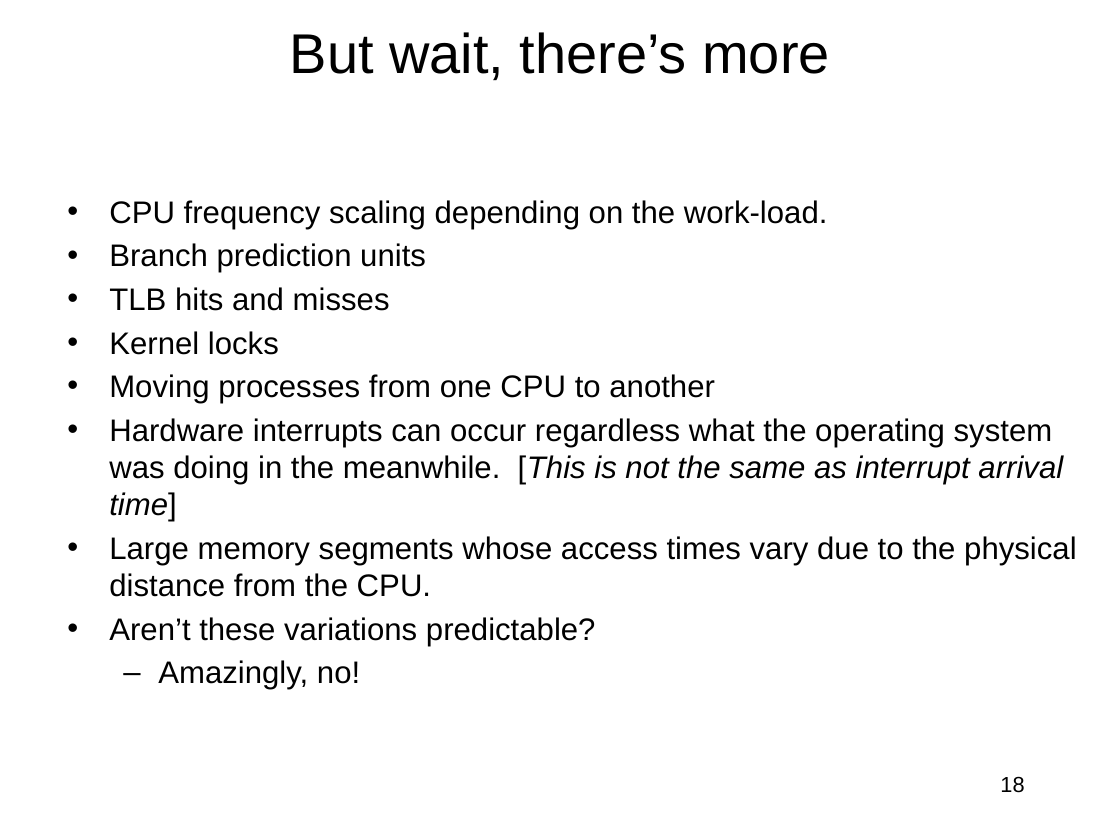
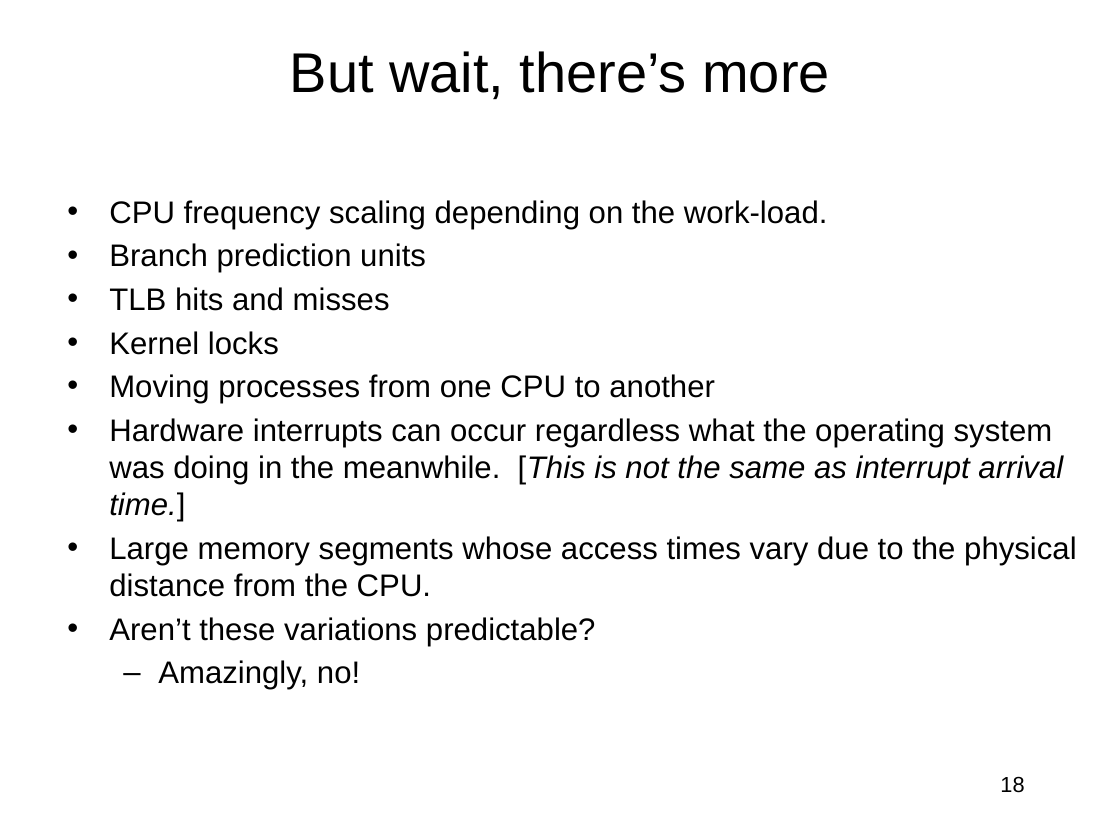
Before and after one commit to jlmucb/class_notes, a slide deck: slide 18 of BerkeleyClass/CS290Spring2013/Lectures/entropy_talk.pptx. Drawn at 1120x840 pixels with LibreOffice and Linux fonts; fonts in the diff are those of the drawing. Boxes give left, top, right and bottom in pixels: in the first picture for what was removed or moved away, otherwise in the second. Text is boxed around its words. In the diff, an @@ line names an element or a change of style, - is before the commit and + after.

```diff
--- a/BerkeleyClass/CS290Spring2013/Lectures/entropy_talk.pptx
+++ b/BerkeleyClass/CS290Spring2013/Lectures/entropy_talk.pptx
@@ title "But wait, there’s more": place and size @@
-title "But wait, there’s more" at (290,32,830,81)
+title "But wait, there’s more" at (290,51,830,100)
@@ text at (109,418,1063,522): text changed @@
-• Hardware interrupts can occur regardless what the operating system was doing in the meanwhile. [This is not the same as interrupt arrival time]
+• Hardware interrupts can occur regardless what the operating system was doing in the meanwhile. [This is not the same as interrupt arrival time.]
```
Also in this commit, not shown: 10 other slides changed.
